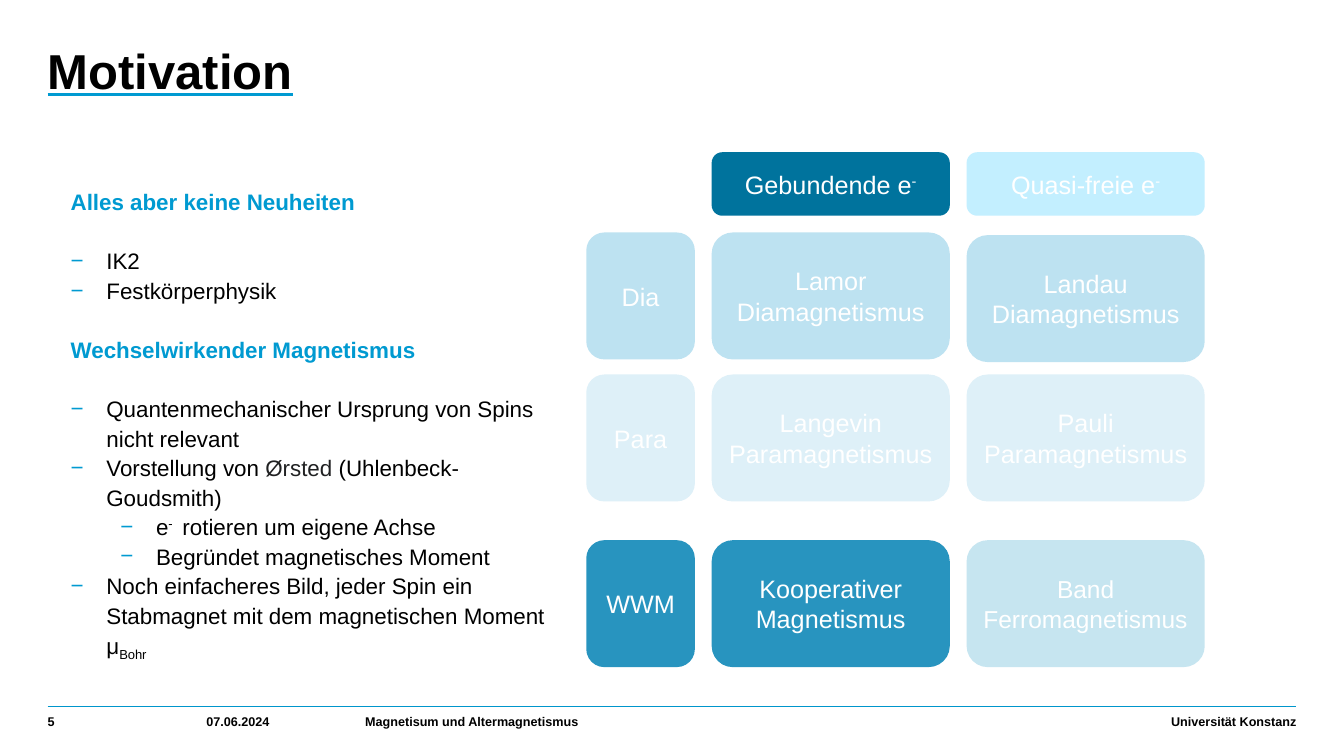
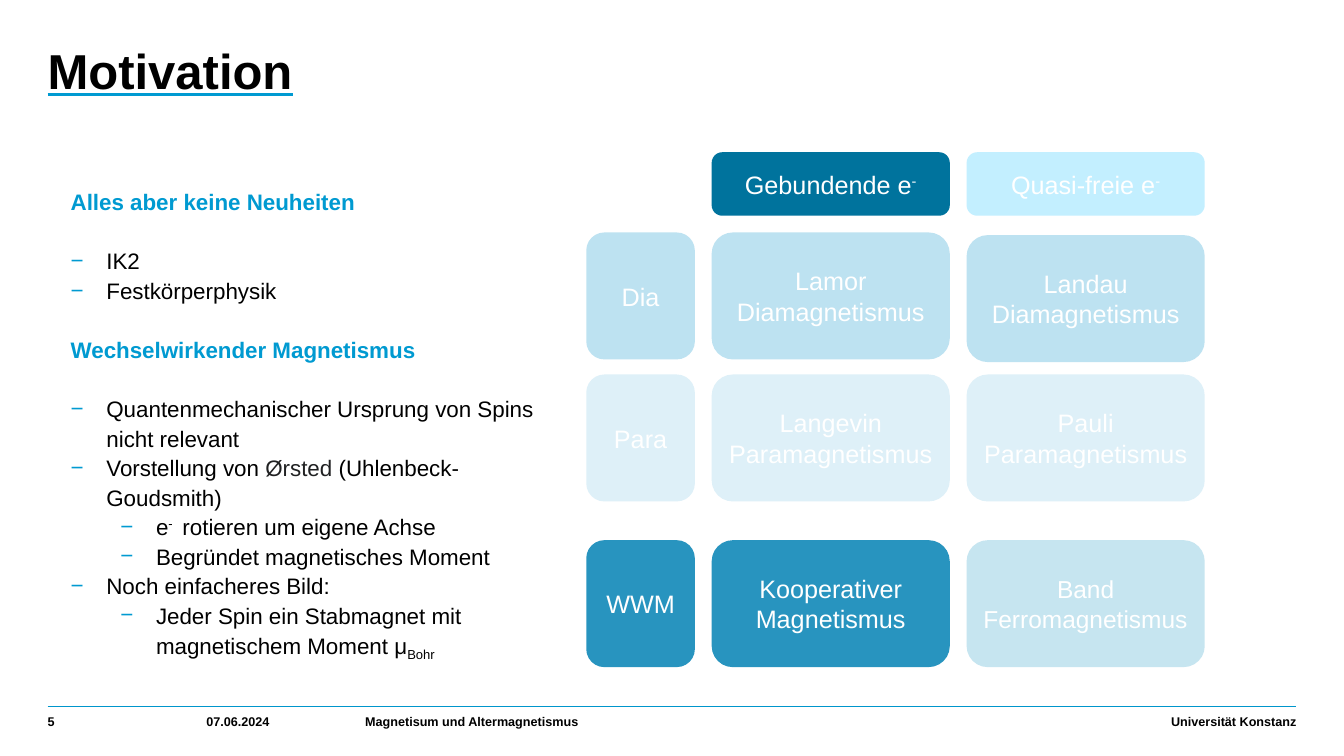
Before and after one commit to HolykingJulex/EstimateSeminar, a slide deck: slide 5 of Vortrag.pptx. Drawn at 1344x756 pixels with LibreOffice and Linux fonts; fonts in the diff are those of the drawing. Boxes give left, top, right and bottom in pixels: in the first picture for what was removed or moved away, otherwise in the second. Text is boxed around its words. In the diff, an @@ line names an element or a change of style, - is before the commit and + after.

```diff
--- a/Vortrag.pptx
+++ b/Vortrag.pptx
@@ text at <box>106,577,462,659</box>: text changed @@
-    − Noch einfacheres Bild, jeder Spin ein Stabmagnet mit dem magnetischen Moment μBohr
+    − Noch einfacheres Bild:
+      − Jeder Spin ein Stabmagnet mit magnetischem Moment μBohr
```
Also in this commit, not shown: 21 other slides changed, 1 other file.
